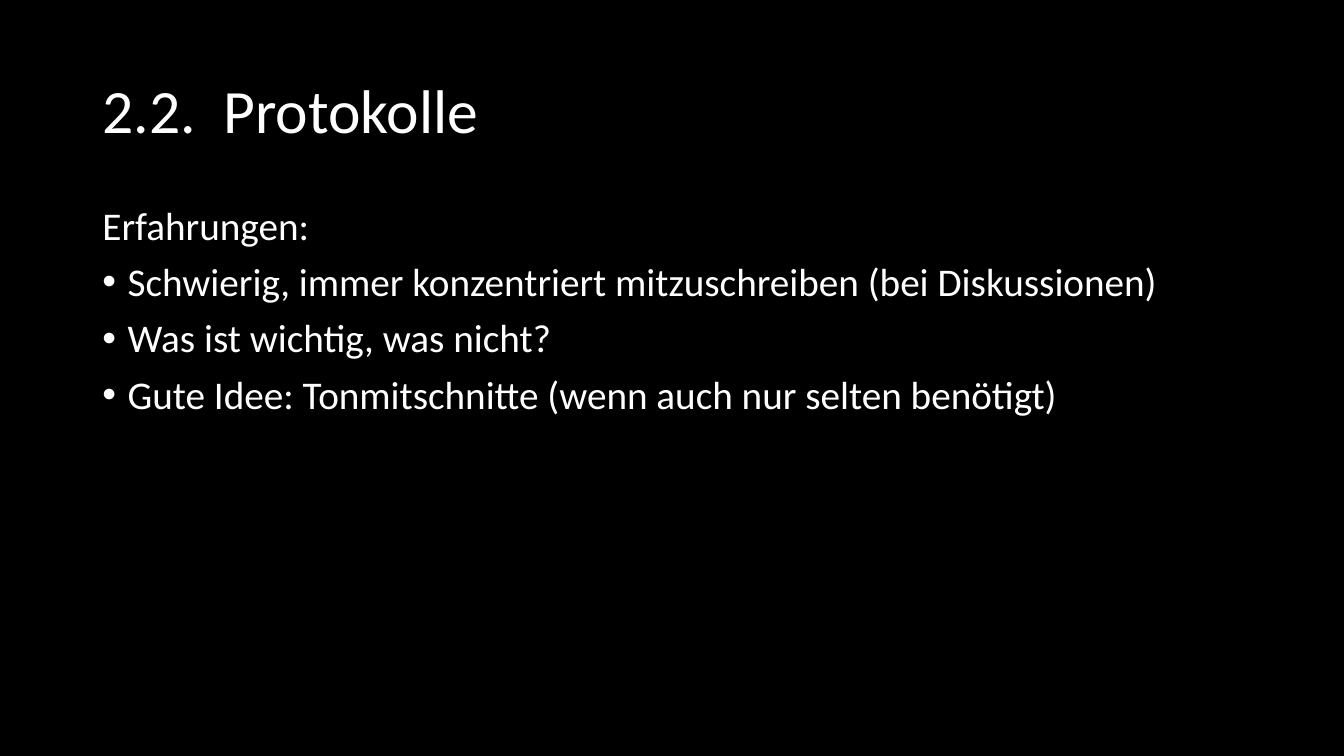
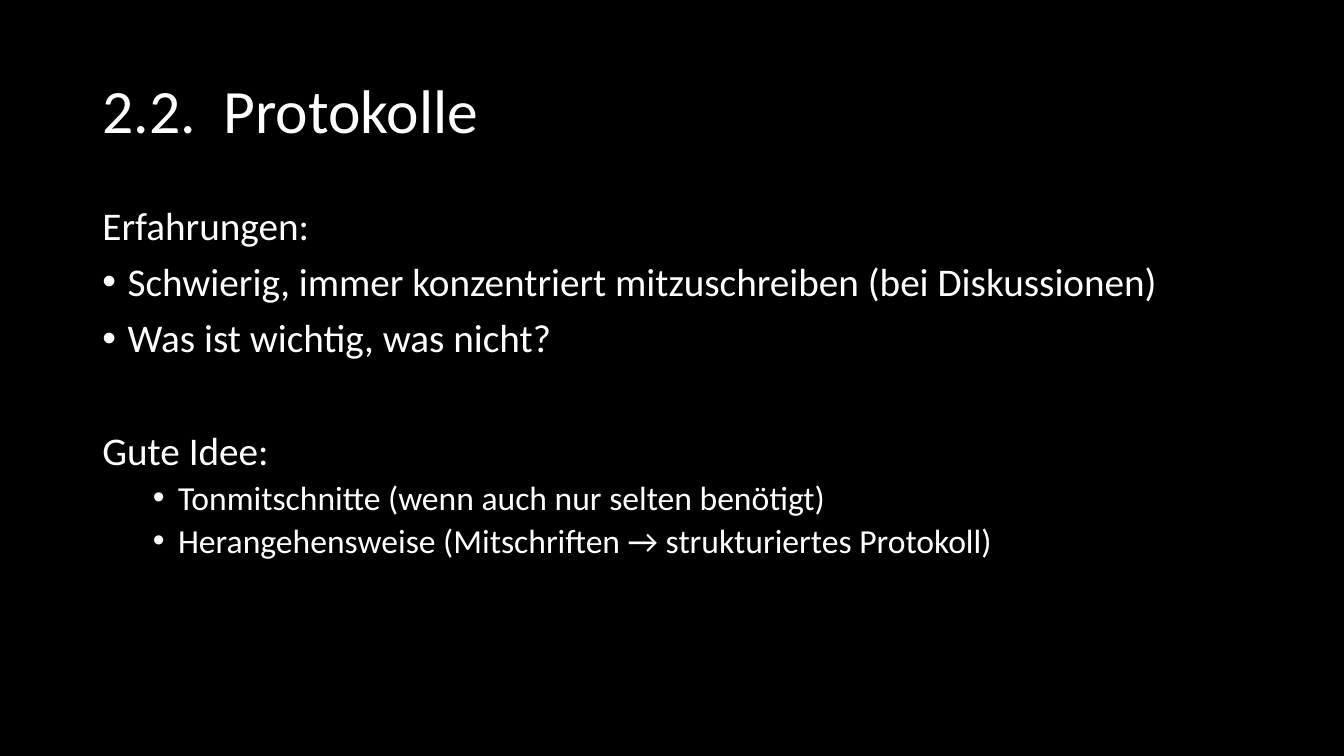
Before and after one commit to SE-Beleggruppe/Beleg_Planung, a slide deck: slide 12 of Präsentation/Felix - Dokumentation/SE_Dokumentation.pptx. Drawn at 1344x756 pixels with LibreOffice and Linux fonts; fonts in the diff are those of the drawing. Boxes give left, top, right and bottom in pixels: in the first picture for what was removed or moved away, otherwise in the second. Text is boxed around its words. In the diff, an @@ line names an element or a change of style, - is before the commit and + after.

```diff
--- a/Präsentation/Felix - Dokumentation/SE_Dokumentation.pptx
+++ b/Präsentation/Felix - Dokumentation/SE_Dokumentation.pptx
@@ text at (102, 437, 991, 559): text changed; size 28 to 24 pt @@
-• Gute Idee: Tonmitschnitte (wenn auch nur selten benötigt)
+Gute Idee:
+  • Tonmitschnitte (wenn auch nur selten benötigt)
+  • Herangehensweise (Mitschriften → strukturiertes Protokoll)
```
Also in this commit, not shown: 7 other slides changed.
